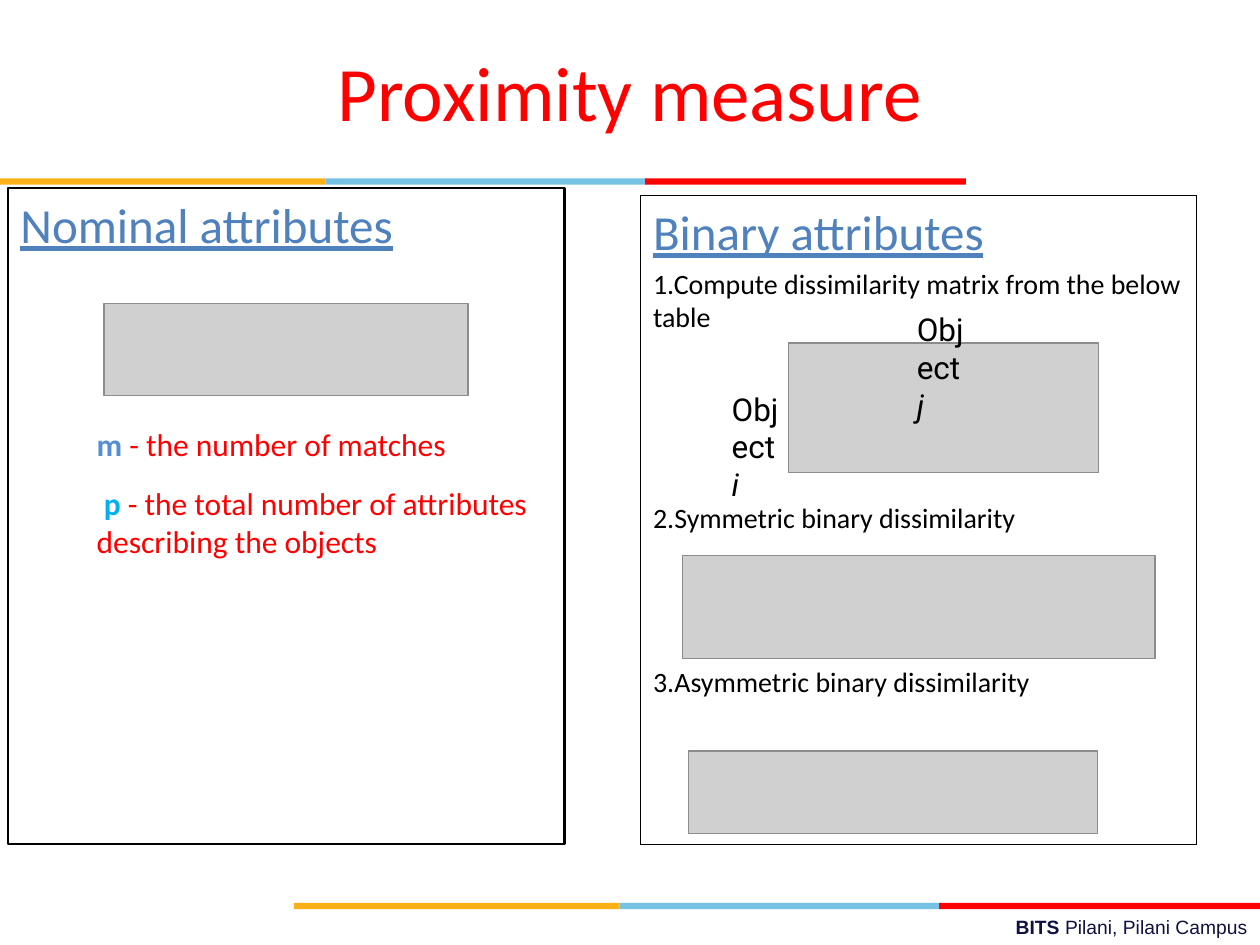
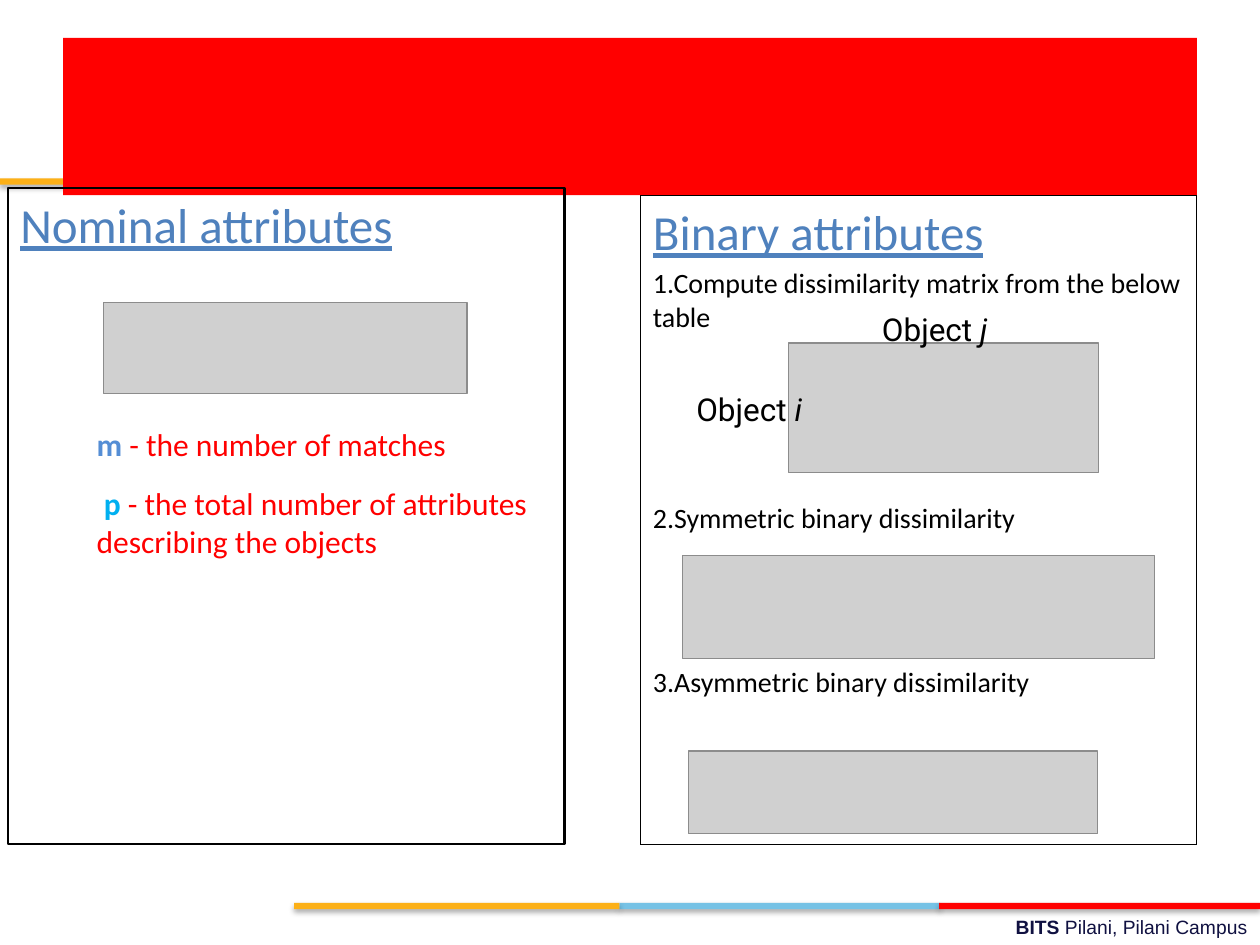
Before and after one commit to ElisonSherton/MTech_DSE, a slide deck: slide 29 of Sem1/DM/lecture_slides/Review session.pptx. Drawn at 1260x945 pixels with LibreOffice and Linux fonts; fonts in the diff are those of the drawing; grey boxes stand for pictures; background and template pictures are left out. Boxes give left, top, right and bottom in pixels: in the first picture for what was removed or moved away, otherwise in the second. Text is boxed around its words. In the diff, an @@ line names an element or a change of style, - is before the commit and + after.

```diff
--- a/Sem1/DM/lecture_slides/Review session.pptx
+++ b/Sem1/DM/lecture_slides/Review session.pptx
@@ rectangle "Proximity measure": place and size @@
-rectangle "Proximity measure" at box(338, 68, 921, 134)
+rectangle "Proximity measure" at box(63, 38, 1197, 195)
@@ rectangle "Proximity measure" at box(63, 38, 1197, 195): vertical alignment top to middle; fill none to #FF0000 @@
@@ shadow on in 6 elements at box(620, 903, 941, 910), box(294, 903, 619, 910), box(939, 903, 1260, 910), box(325, 179, 646, 185), box(0, 179, 325, 185), box(645, 179, 966, 185) @@
@@ rectangle "Nominal attributes" at box(8, 188, 564, 844): text to rectangle @@
@@ rectangle "Binary attributes" at box(640, 195, 1197, 844): text to rectangle @@
@@ text "Object j" rewrapped from box(917, 394, 924, 423) to box(882, 317, 987, 349) @@
@@ text "Object i" rewrapped from box(732, 473, 739, 496) to box(696, 397, 802, 428) @@
```
Also in this commit, not shown: 51 other slides changed, 15 other files.
